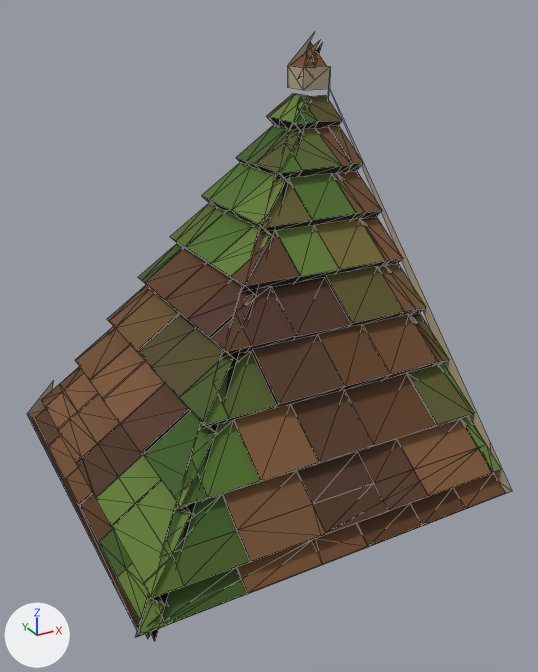
What one commit did to the glTF model houses/roof-high-corner-mossy.glb.
One viewpoint serves both versions: a 50 mm lens placed at (-0.904, -1.742, 1.21), pointed at (-0.005, -0.107, 0.392). The lights are fixed; the arrows at lower left show +X, +Y and +Z. The first picture is the older version. Mesh edges are drawn as thin lines. Vertices at exactly the same position are counted once.

Objects in the first picture: 'roof-high-corner-mossy'.
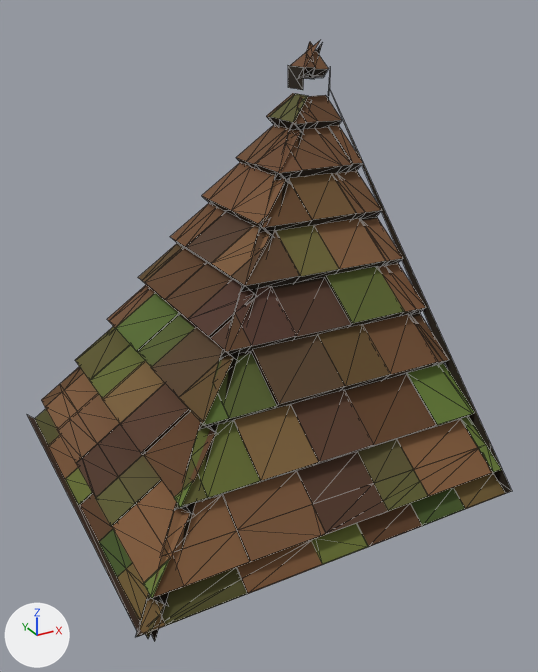
Location of each change, [x1, y1, x2, y2] in pixels of the pictures (538 x 672 px):
'roof-high-corner-mossy', reshaped
    before: [27, 33, 512, 641]
    after: [27, 41, 512, 641]
part 1 of me_roof_high_corner_mossy, deleted
    before: [27, 381, 54, 419]
part 2 of me_roof_high_corner_mossy, cut back
    before: [288, 33, 330, 90]
    after: [288, 65, 304, 90]
part 3 of me_roof_high_corner_mossy, recoloured
    before: [35, 89, 512, 639]
    after: [35, 74, 512, 639]

What changed in the scene script:
```text
Change me_roof_high_corner_mossy:
    used by ob_roof_high_corner_mossy; location = (0.0, 0.0, 0.0)
    verts and faces of me_roof_high_corner_mossy; kept vertices keep their numbers, new ones are numbered from 644
    before: 0 (-0.571, 0.5, 0.0) at pixel (26, 414), 1 (-0.5, 0.5, 0.0), 2 (-0.535, 0.5, -0.035), 3 (-0.471, 0.5, 0.1) at pixel (53, 380)
    before: 4 (0.5, 0.5, 1.141) at pixel (314, 31), 5 (0.4, 0.5, 0.971) at pixel (287, 87), 6 (0.4, 0.5, 1.041) at pixel (287, 65), 470 (0.4, 0.4, 0.971) at pixel (303, 90), 471 (0.4, 0.5, 1.041) at pixel (287, 65)
    before: 472 (0.4, 0.5, 0.971) at pixel (287, 87), 473 (0.4, 0.4, 1.041) at pixel (303, 67), 474 (0.5, 0.4, 1.041) at pixel (330, 66), 475 (0.5, 0.4, 0.971) at pixel (329, 88)
    remove me_roof_high_corner_mossy.from_pydata(...)  # 644 vertices, 489 faces; spans x -0.571..0.533, y -0.571..0.533, z -0.035..1.141
    add me_roof_high_corner_mossy.from_pydata(...)  # 638 vertices, 484 faces; spans x -0.571..0.533, y -0.571..0.533, z -0.035..1.116
    me_roof_high_corner_mossy part 1
    add delete_vertices([3])  # with the faces that use them
    add delete_faces([(0, 1, 2)])
    me_roof_high_corner_mossy part 2
    add delete_vertices([4, 471, 472, 474, 475])  # with the faces that use them
    add faces += [(5, 470, 6), (6, 470, 473)]
    me_roof_high_corner_mossy part 3: 164 kept faces spanning x -0.571..0.5, y -0.571..0.5, z -0.035..1.041 get new vertex colours
```
